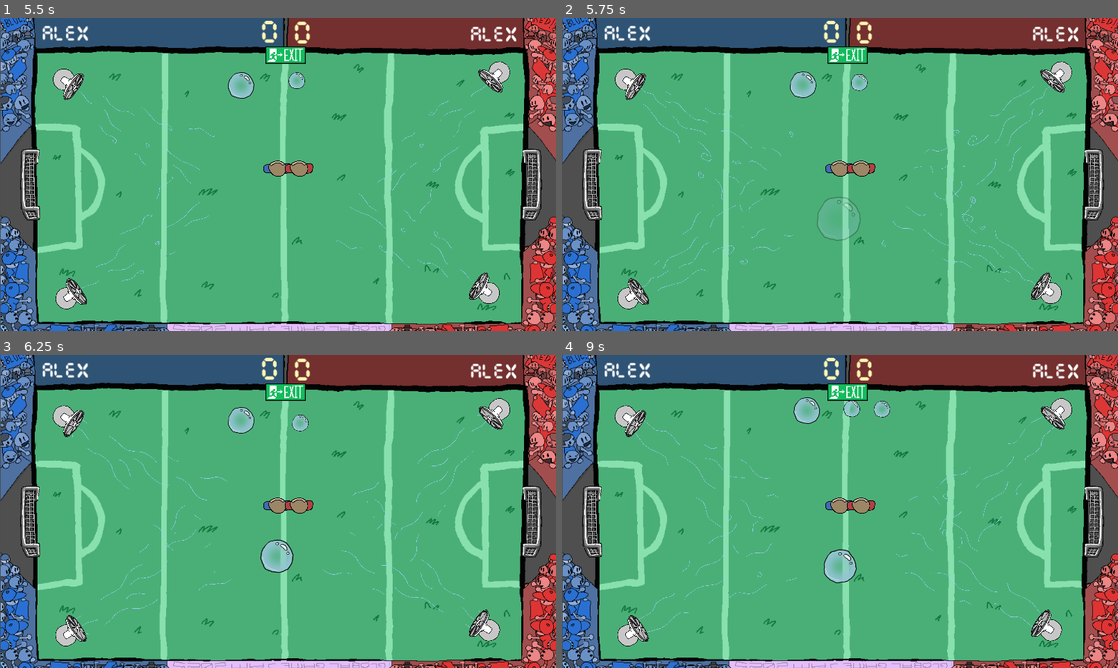
Above: before the commit, frames 1-4 (two rows, left to right).
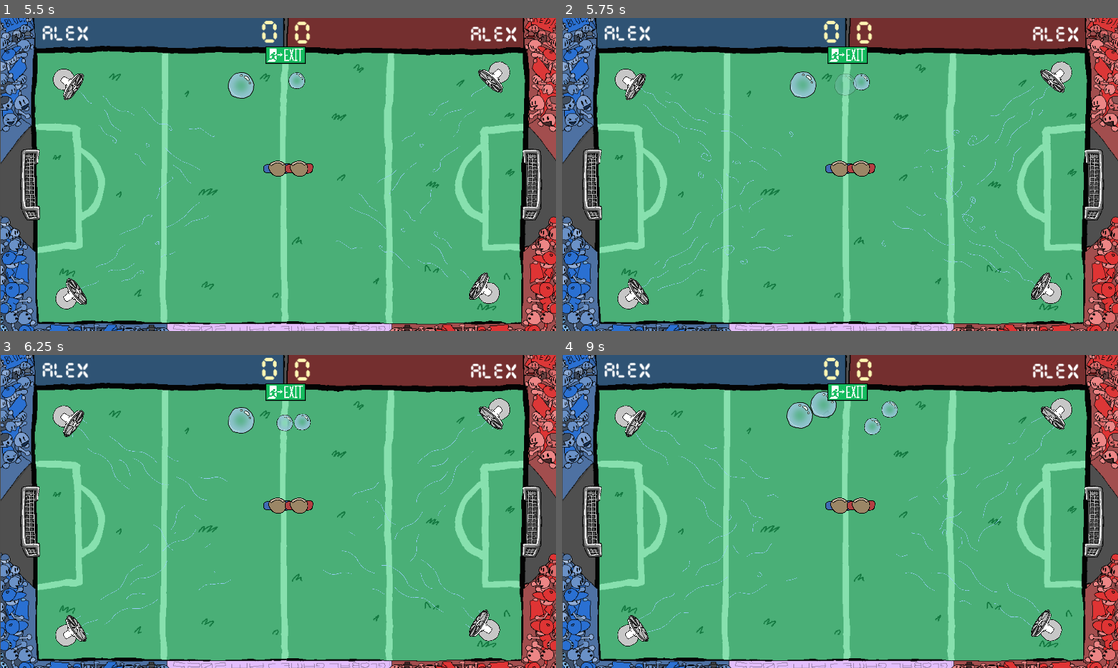
Above: after the commit, the same moments.

Repository: Calandir/ggj-2025
Game: Godot game, scene res://Scenes/menu.tscn
Two runs of this game, one before a commit and one after it. Both use one fixed random seed, a clock stepped at 60 frames per second and the inputs below. Sound files missing from this copy of the repository are replaced by a short silence.
Inputs (mouse positions are in pixels of both pictures, inside the frame that each line leads up to):
- Up to frame 1 (5.5 s): click (444, 309) at 0.52 s; type "Alex" at 0.6 s; click (444, 271) at 0.75 s; type "Alex" at 0.83 s; click (417, 190) at 1.25 s; tap R (p0_spawn_bubble) at 2.1, 3.6, 5.1 s; tap . (p1_spawn_bubble) at 2.85, 4.35 s
- Up to frame 2 (5.75 s): tap 1 (debug_spawn_bubble) at 5.65 s
- Up to frame 3 (6.25 s): tap . (p1_spawn_bubble) at 5.85 s
- Up to frame 4 (9 s): tap R (p0_spawn_bubble) at 6.6, 8.1 s; tap . (p1_spawn_bubble) at 7.35, 8.85 s

Frame 1 is identical in both runs. In frame 2, 0.3% of the frame differs, in the area x 45-56%, y 17-72%; in frame 3, 0.7%; in frame 4, 1.5%, in the area x 40-61%, y 11-73%.

Commit message:
Make debug bubble spawn the same as normal (randomness, spawn area, parenting)

Diff:
--- a/Scripts/bubble_spawner.gd
+++ b/Scripts/bubble_spawner.gd
@@ -20,7 +20,7 @@
 # Called every frame. 'delta' is the elapsed time since the previous frame.
 func _process(delta):
 	if Input.is_action_just_pressed("debug_spawn_bubble"):
-		get_tree().root.add_child(bubble_scene.instantiate())
+		_spawn_bubble_in_area(_auto_spawn_topleft, _auto_spawn_bottomRight)
 
 	if USE_AUTO_SPAWN:
 		_process_auto_spawn(delta)
